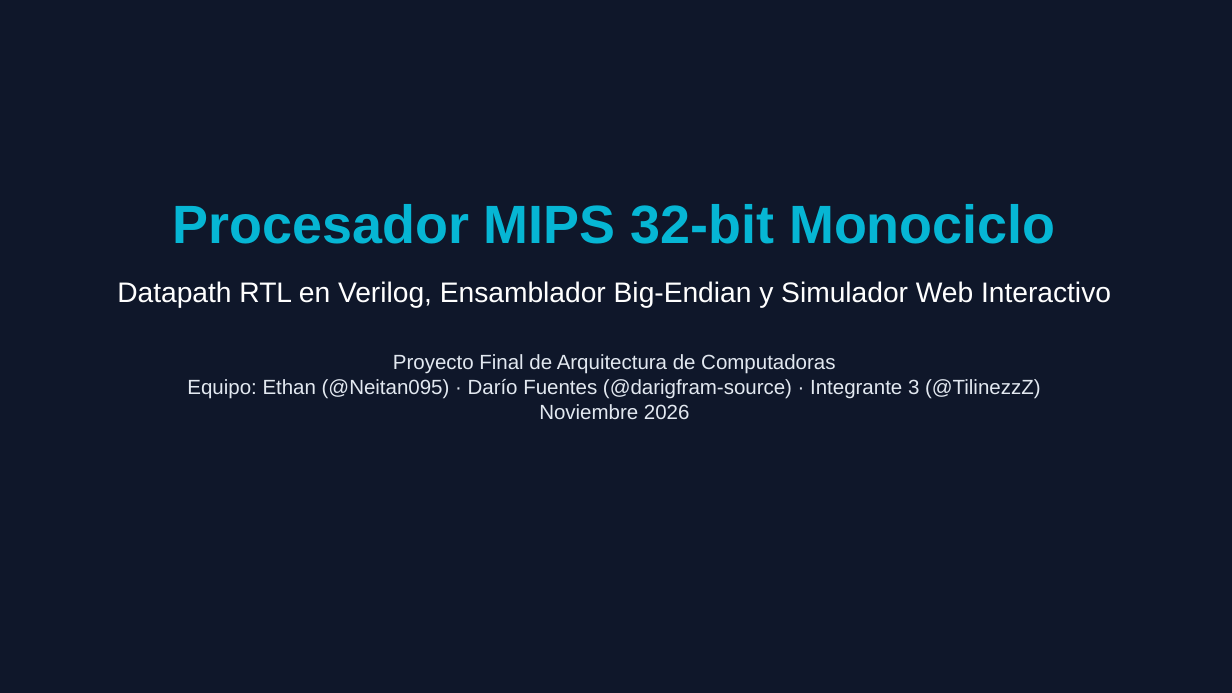
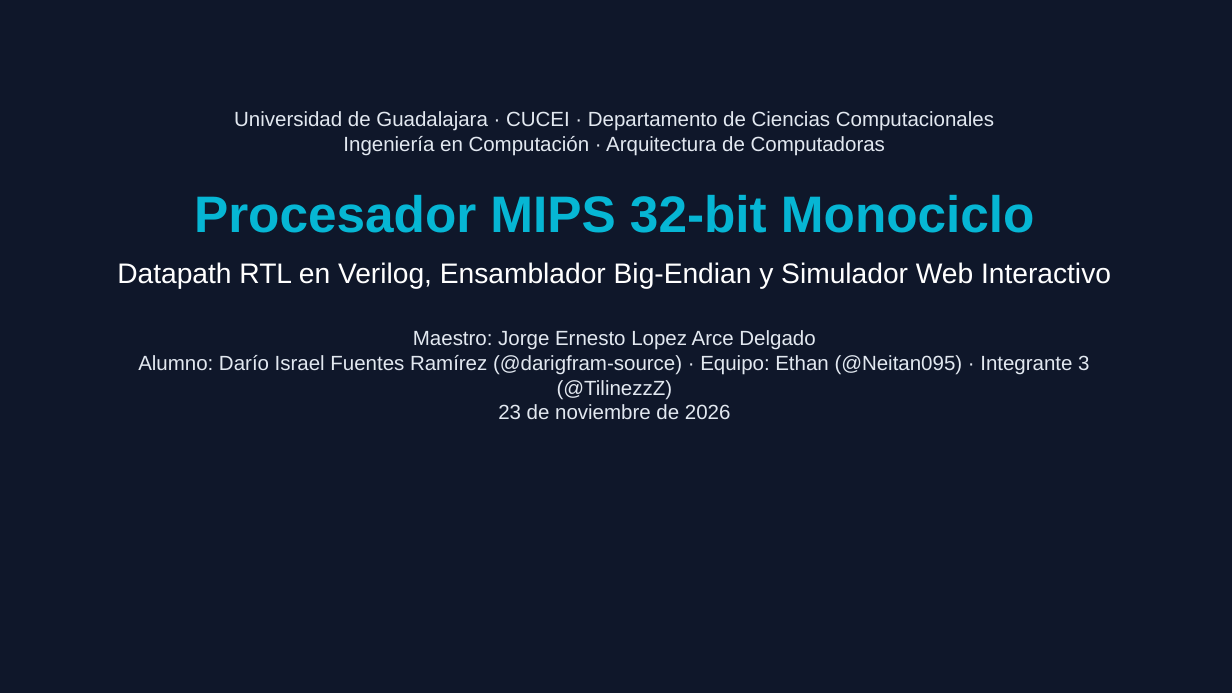
Before and after one commit to TilinezzZ/Instruciones-R-I-J-, a slide deck: slide 1 of DOCS/Presentacion_Proyecto_Final_MIPS.pptx. Drawn at 1232x693 pixels with LibreOffice and Linux fonts; fonts in the diff are those of the drawing. Boxes give left, top, right and bottom in pixels: in the first picture for what was removed or moved away, otherwise in the second. Text is boxed around its words. In the diff, an @@ line names an element or a change of style, - is before the commit and + after.

Commit message:
docs: agrega portada institucional UdeG/CUCEI, seccion y 6 capturas reales del simulador web al reporte y presentacion

```diff
--- a/DOCS/Presentacion_Proyecto_Final_MIPS.pptx
+++ b/DOCS/Presentacion_Proyecto_Final_MIPS.pptx
@@ text "Universidad de Guadalajara · CUCEI ...": place and size @@
-text "Universidad de Guadalajara · CUCEI ..." at box(117, 204, 1111, 419)
+text "Universidad de Guadalajara · CUCEI ..." at box(117, 111, 1111, 419)
@@ text at box(234, 111, 994, 156): paragraph added @@
+Universidad de Guadalajara · CUCEI · Departamento de Ciencias Computacionales
+Ingeniería en Computación · Arquitectura de Computadoras
@@ text at box(117, 195, 1111, 289): size 42 to 40 pt in "Procesador MIPS 32-bit Monociclo"; more space between paragraphs; less space between paragraphs @@
@@ text at box(138, 330, 1089, 419): text changed @@
-Proyecto Final de Arquitectura de Computadoras
-Equipo: Ethan (@Neitan095) · Darío Fuentes (@darigfram-source) · Integrante 3 (@TilinezzZ)
-Noviembre 2026
+Maestro: Jorge Ernesto Lopez Arce Delgado
+Alumno: Darío Israel Fuentes Ramírez (@darigfram-source) · Equipo: Ethan (@Neitan095) · Integrante 3 (@TilinezzZ)
+23 de noviembre de 2026
```
Also in this commit, not shown: 10 other slides changed, 8 other files.
